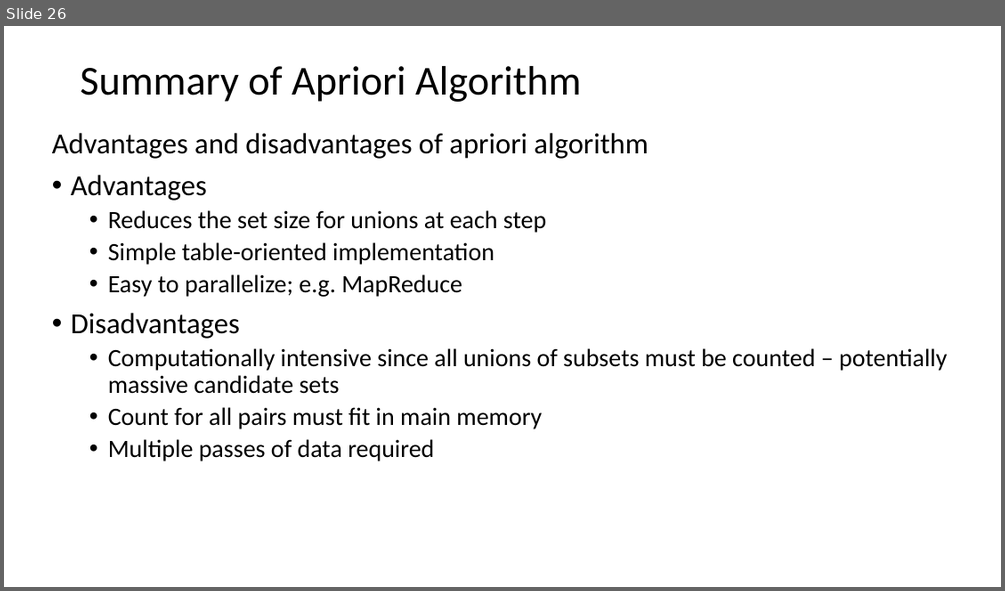
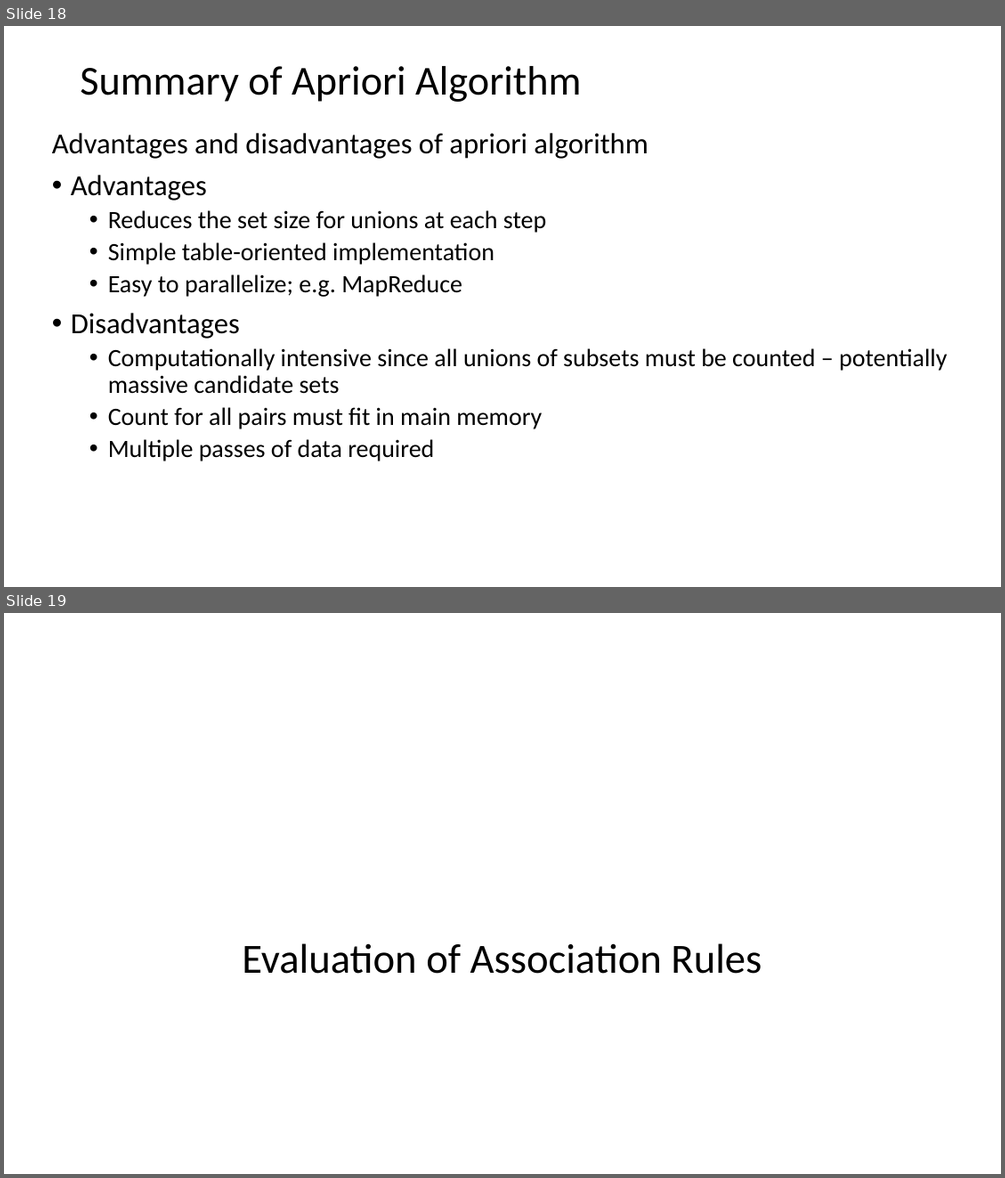
Before and after one commit to StephenElston/CSCI-E-108, a slide deck: slides/11_AssociationsFrequentItems.pptx. Shown one above the other, each under a label of ours: slide 26 before the commit, slides 18 and 19 after it. The pictures are 1005x591 and 1005x1178 pixels, drawn with LibreOffice and Linux fonts; fonts in the diff are those of the drawing. Boxes give left, top, right and bottom in pixels: in the first picture for what was removed or moved away, otherwise in the second. Text is boxed around its words. In the diff, an @@ line names an element or a change of style, - is before the commit and + after.

```diff
--- a/slides/11_AssociationsFrequentItems.pptx
+++ b/slides/11_AssociationsFrequentItems.pptx
@@ slide 19 added at [4, 613, 1001, 1174], background #FFFFFF @@
@@ title added at [242, 943, 761, 973], 40 pt, text #000000 @@
+Evaluation of Association Rules
@@ what was slide 26 is now slide 18 @@
```
Also in this commit, not shown: 7 slides changed, 4 other slides added.
